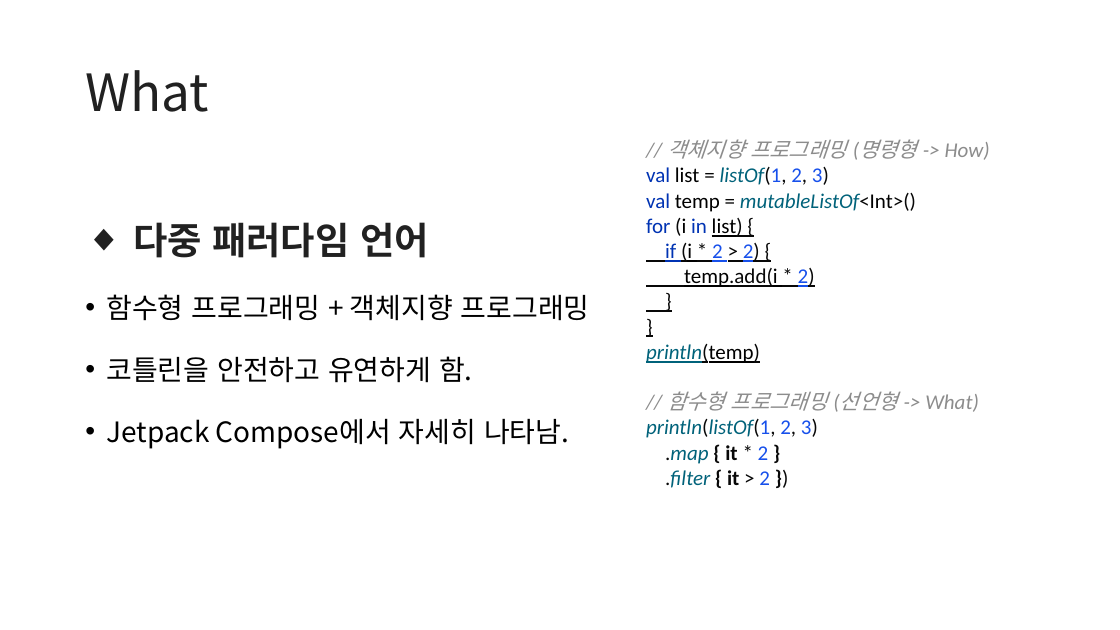
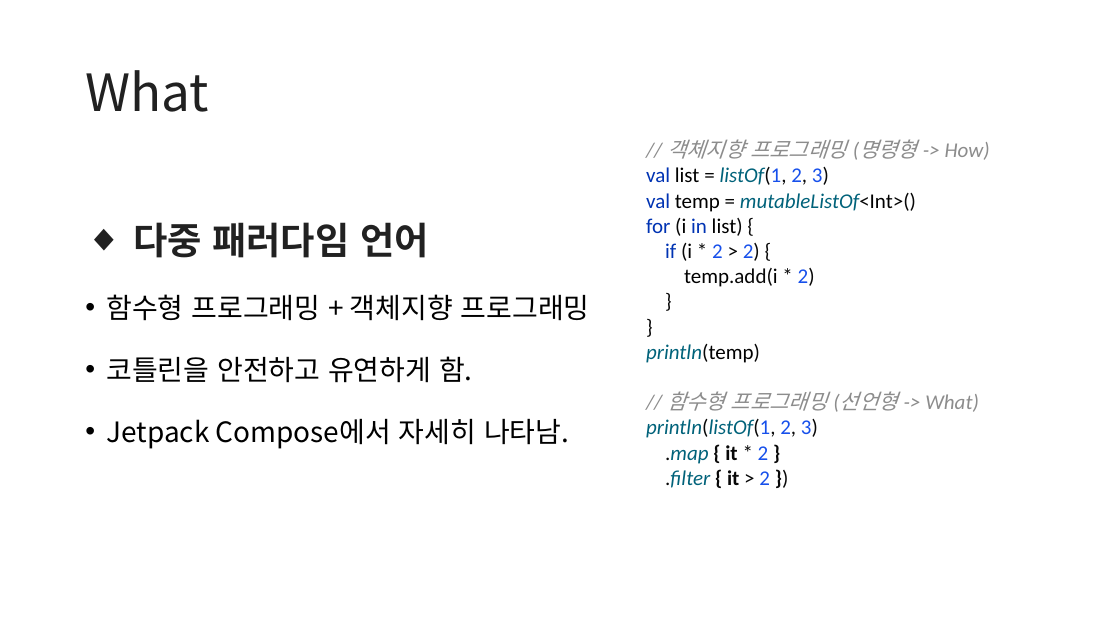
Before and after one commit to kotlin-study-2026/kotlin-study-archive, a slide deck: slide 8 of week02/1장.pptx. Drawn at 1120x630 pixels with LibreOffice and Linux fonts; fonts in the diff are those of the drawing. Boxes give left, top, right and bottom in pixels: in the first picture for what was removed or moved away, otherwise in the second. Text is boxed around its words. In the diff, an @@ line names an element or a change of style, - is before the commit and + after.

```diff
--- a/week02/1장.pptx
+++ b/week02/1장.pptx
@@ text "// 객체지향 프로그래밍 (명령형 -> ..." at (x1=646, y1=139, x2=990, y2=488): underline off in "list) { if (i * 2 > ..." @@
```
Also in this commit, not shown: 36 other files.
